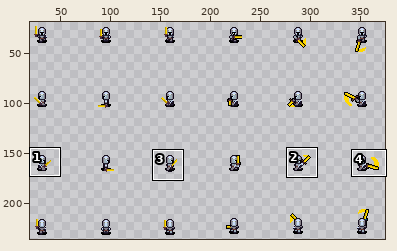
One commit to this sprite sheet: DungeonCrawler/img/player.png. The first picture is a wide view before the edit; the outline marks the close-up.
Close-up. Before the edit:
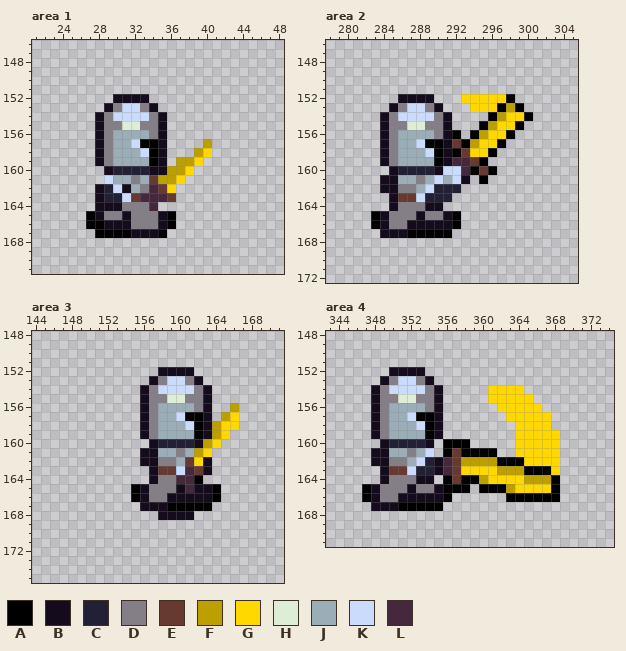
The file is 1024x1024 pixels. Shown: area 1: x 21..48, y 146..171; area 2: x 278..305, y 146..172; area 3: x 144..171, y 148..175; area 4: x 343..374, y 148..171. The wide view leaves out empty margins. The commit also changed other parts of the picture, which this record leaves out.
Palette (. is transparent): A #000000  B #140c1c  C #222034  D #847e87  E #663931  F #bda000  G #ffd800  H #deeed6  J #9badb7  K #cbdbfc  L #45283c
Now the later version:
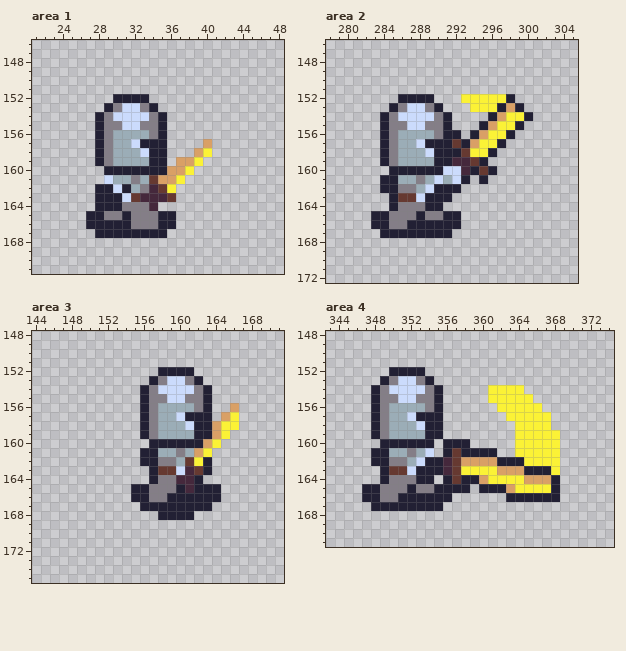
Diff:
colour F: #bda000 -> #d9a066
colour G: #ffd800 -> #fbf236
Changed rows in their new state; - is a pixel that keeps its letter.
Area 1:
first column x 27:
152 ---CCCC---
153 --C----C--
154 -C------C-
155 -C--KK--C-
156 -C------C-
157 -C----CCC-
158 -C-----CC-
159 -C-----CC-
160 --C----CC-
162 -C--C-----
163 -C--------
164 -CCC------
165 CC--C---CC
166 CCCCC---CC
167 -CCCCCCCC-
Area 2:
first column x 283:
152 ---CCCC--------C--
153 --C----C------C-C-
154 -C------C----C---C
155 -C--KK--C---C---C-
156 -C------CC-C---C--
157 -C----CCC-C---C---
158 -C-----CCC---C----
159 -C-----CC---C-----
160 --C----C---C-C----
161 -CC-------C-C-----
162 -CC---------------
163 --C---------------
164 --C---CC----------
165 CC---C--CC--------
166 CC--CCCCCC--------
167 -CCCCCCCC---------
Area 3:
first column x 155:
152 ---CCCC---
153 --C----C--
154 -C------C-
155 -C--KK--C-
156 -C------C-
157 -C----CCC-
158 -C-----CC-
159 -C-----CC-
160 --C----C--
161 -CC-------
162 -CC-----C-
163 --C-----C-
164 --C----C--
165 CC---C-CCC
166 CC--CCCCCC
167 -CCCCCCCC-
168 ---CCCC---
Area 4:
first column x 347:
152 ---CCCC---------------
153 --C----C--------------
154 -C------C-------------
155 -C--KK--C-------------
156 -C------C-------------
157 -C----CCC-------------
158 -C-----CC-------------
159 -C-----CC-------------
160 --C----C-CCC----------
161 -CC------C-CCCC-------
162 -CC-----C------CCC----
163 --C-----C---------CCC-
164 --C---CC-C-CC--------C
165 CC---C--CCCC-CCC-----C
166 CC--CCCCCC------CCCCCC
167 -CCCCCCCC-------------
Pixel boxes of the changes (left, top, right, bottom) in both close-ups:
changed: (86, 94, 212, 238)
changed: (371, 94, 533, 238)
changed: (131, 367, 239, 520)
changed: (362, 367, 560, 511)
